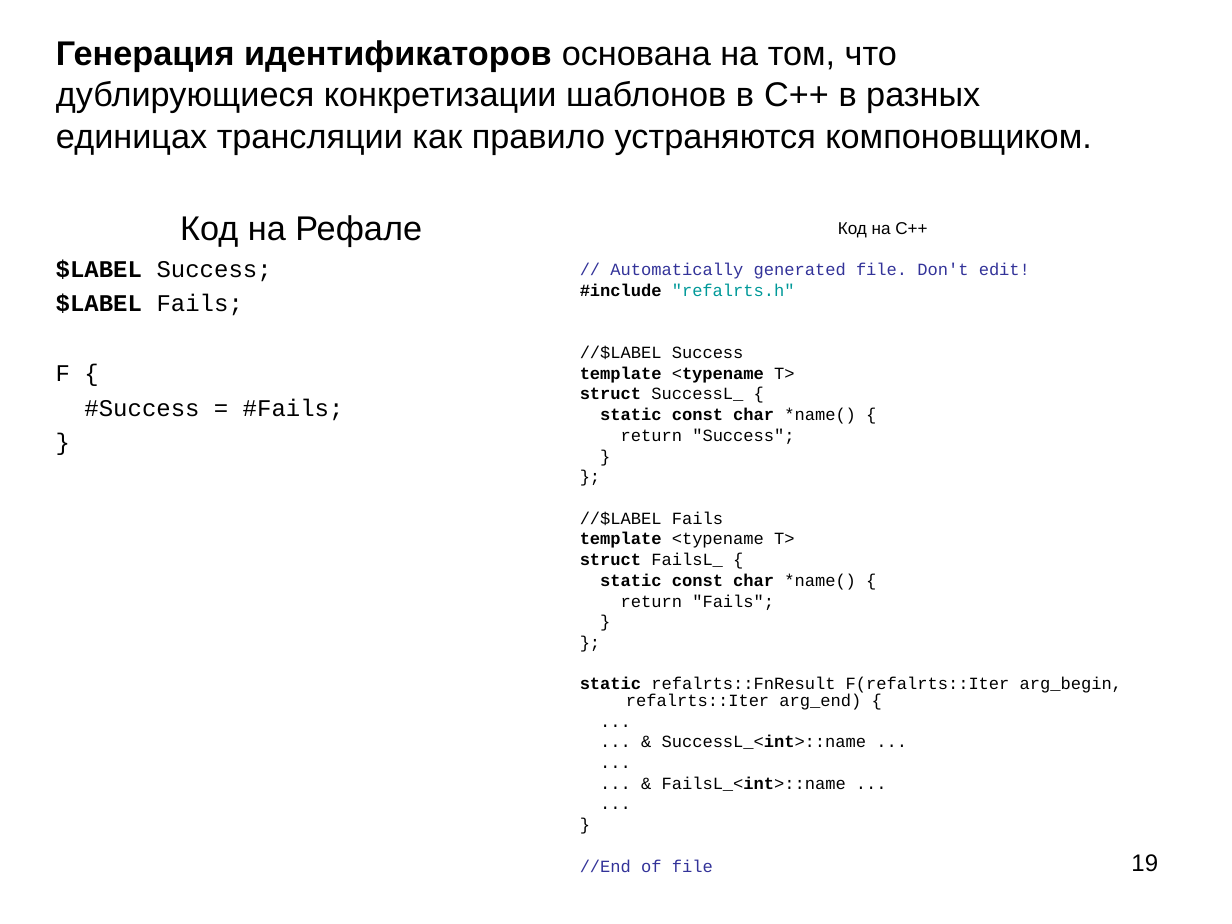
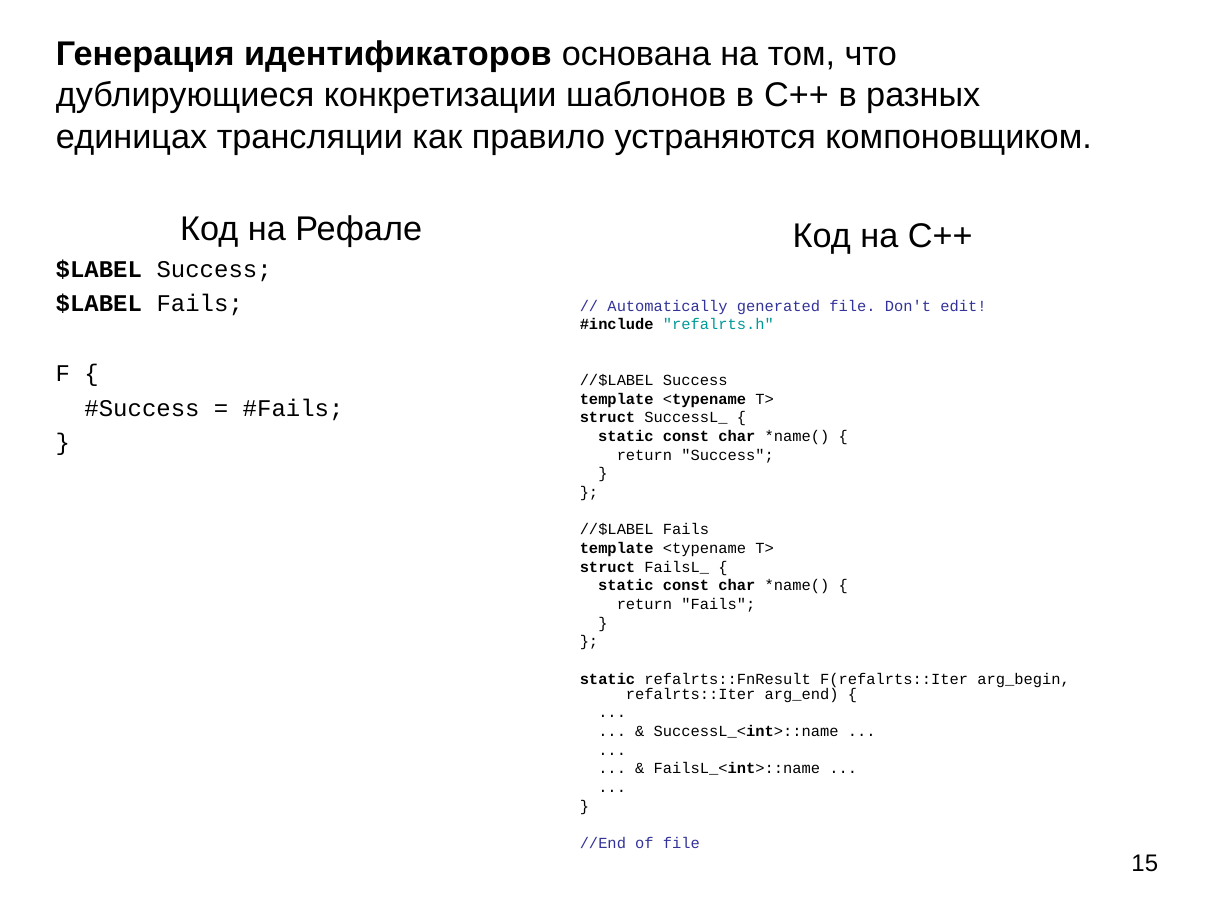
Before and after one commit to Mazdaywik/Refal-05, a slide deck: slide 15 of doc/Компилятор Простого Рефала.ppt (slide 19 before the commit). Drawn at 1232x924 pixels with LibreOffice and Linux fonts; fonts in the diff are those of the drawing. Boxes give left, top, right and bottom in pixels: in the first picture for what was removed or moved away, otherwise in the second. Text is boxed around its words. In the diff, an @@ line names an element or a change of style, - is before the commit and + after.

```diff
--- a/doc/Компилятор Простого Рефала.ppt
+++ b/doc/Компилятор Простого Рефала.ppt
@@ text "Код на C++" at <box>580,223,1069,848</box>: size 10 to 20 pt in "Код на C++"; size 10 to 9 pt; more space between paragraphs @@
@@ page number at <box>1131,854,1158,872</box>: text changed @@
-19
+15
```
Also in this commit, not shown: 8 other slides changed, 7 slides added, 3 slides removed, 6 other files.
